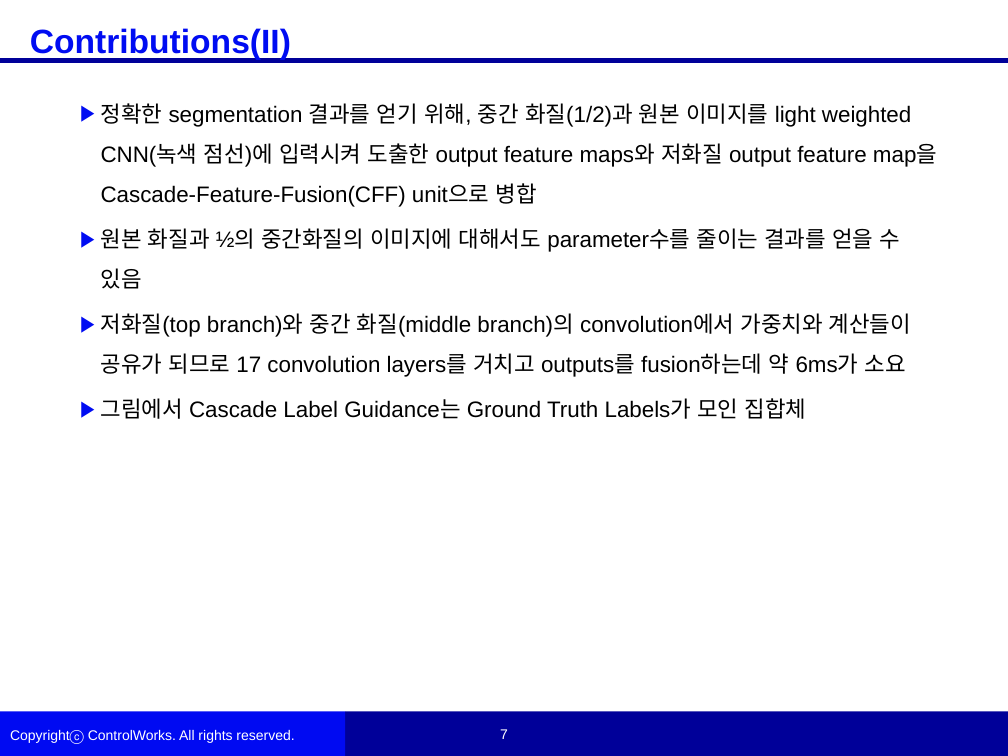
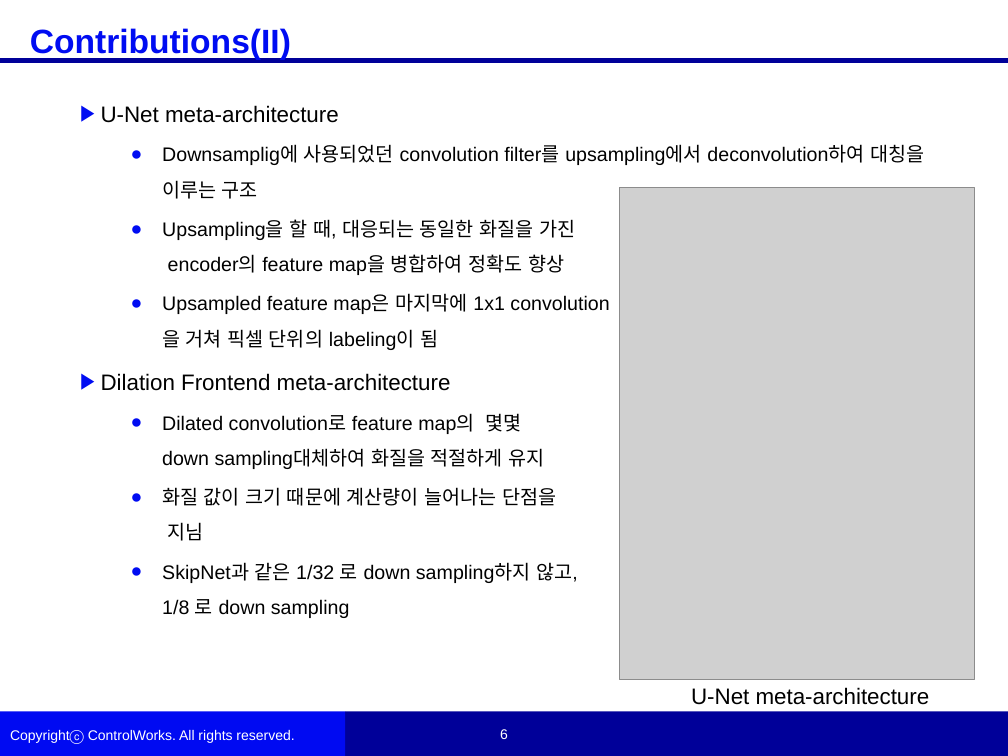
Before and after one commit to woojinKwon/deep_learning_paper, a slide deck: slide 6 of RTSEG_REAL-TIME SEMANTIC SEGMENTATION COMPARATIVE STUDY_논문정리.pptx (slide 7 before the commit). Drawn at 1008x756 pixels with LibreOffice and Linux fonts; fonts in the diff are those of the drawing; grey boxes stand for pictures; background and template pictures are left out. Boxes give left, top, right and bottom in pixels: in the first picture for what was removed or moved away, otherwise in the second. Text is boxed around its words. In the diff, an @@ line names an element or a change of style, - is before the commit and + after.

```diff
--- a/RTSEG_REAL-TIME SEMANTIC SEGMENTATION COMPARATIVE STUDY_논문정리.pptx
+++ b/RTSEG_REAL-TIME SEMANTIC SEGMENTATION COMPARATIVE STUDY_논문정리.pptx
@@ text at <box>101,105,924,618</box>: text changed; size 16 to 14 pt @@
-  ▶ 정확한 segmentation 결과를 얻기 위해, 중간 화질(1/2)과 원본 이미지를 light weighted CNN(녹색 점선)에 입력시켜 도출한 output feature maps와 저화질 output feature map을 Cascade-Feature-Fusion(CFF) unit으로 병합
-  ▶ 원본 화질과 ½의 중간화질의 이미지에 대해서도 parameter수를 줄이는 결과를 얻을 수 있음
-  ▶ 저화질(top branch)와 중간 화질(middle branch)의 convolution에서 가중치와 계산들이 공유가 되므로 17 convolution layers를 거치고 outputs를 fusion하는데 약 6ms가 소요
-  ▶ 그림에서 Cascade Label Guidance는 Ground Truth Labels가 모인 집합체
+  ▶ U-Net meta-architecture
+    ● Downsamplig에 사용되었던 convolution filter를 upsampling에서 deconvolution하여 대칭을 이루는 구조
+    ● Upsampling을 할 때, 대응되는 동일한 화질을 가진
+      encoder의 feature map을 병합하여 정확도 향상
+    ● Upsampled feature map은 마지막에 1x1 convolution
+      을 거쳐 픽셀 단위의 labeling이 됨
+  ▶ Dilation Frontend meta-architecture
+    ● Dilated convolution로 feature map의 몇몇
+      down sampling대체하여 화질을 적절하게 유지
+    ● 화질 값이 크기 때문에 계산량이 늘어나는 단점을
+      지님
+    ● SkipNet과 같은 1/32 로 down sampling하지 않고,
+      1/8 로 down sampling
@@ picture added at <box>619,187,974,679</box> @@
@@ text added at <box>691,687,930,705</box>, 16 pt, text #000000 @@
+  U-Net meta-architecture
@@ page number at <box>500,730,509,739</box>: text changed @@
-7
+6
@@ page number at <box>500,729,508,739</box>: text changed @@
-7
+6
```
Also in this commit, not shown: 3 other slides changed, 5 slides added, 5 slides removed.
